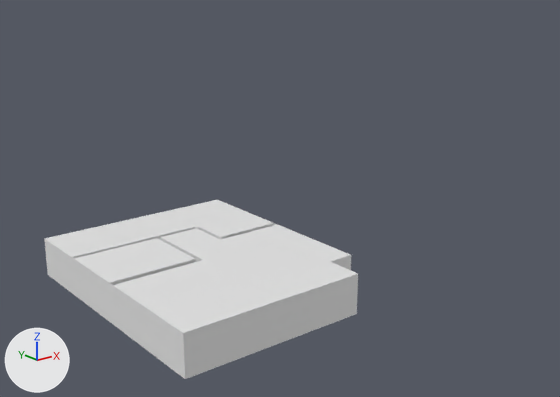
One commit to the Blender file models/steve_apt.blend: the scene before it, then after it.
Before and after are seen from a 50 mm lens placed at (-28.8, -44.9, 23.4), pointed at (5.1, -2.5, 6.5). The axes (+X, +Y, +Z) are drawn at lower left. The lights are the same throughout.
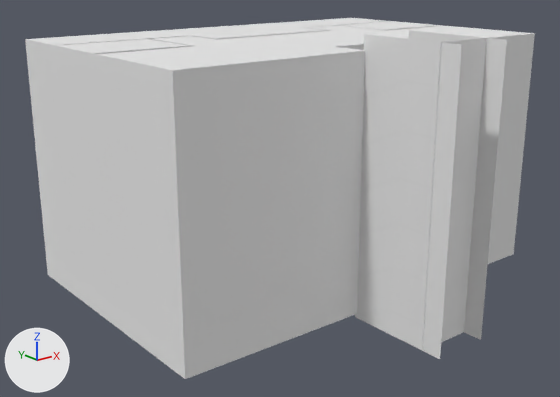
Changed parts and their boxes (x1, y1, x2, y2) in the pictures (560 x 397 px):
'Plane', modifiers changed (62% wider, 101% taller): before (44, 200, 358, 379); after (25, 18, 535, 379)
'Plane.005', added: after (355, 34, 462, 359)
'Plane.003', added: after (422, 37, 493, 351)
'Plane.004', added: after (409, 30, 507, 340)
'Plane.002', added: after (357, 80, 402, 318)
'Plane.001', added: after (355, 79, 438, 327)

Edits to the bpy script that builds the scene:
```text
Add me_plane_001:
    me_plane_001.from_pydata(...)  # 22 vertices, 14 faces, 1 loose edge; spans x 12.91..17.0, y -24.95..-16.13, z -0.18..3.0
    me_plane_001.materials.append(mat_material)  # white #e7e7e7
Add me_plane_002:
    me_plane_002.from_pydata(...)  # a box spanning x -1.02..1.02, y -0.26..0.26, z -0.2..0.2; a box spanning x -1.02..1.02, y 0.27..0.79, z -0.45..-0.05; a box spanning x -1.02..1.02, y 0.8..1.32, z -0.7..-0.3; a box spanning x -1.02..1.02, y 1.33..1.85, z -0.95..-0.55; a box spanning x -1.02..1.02, y 1.86..2.38, z -1.2..-0.8; a box spanning x -1.02..1.02, y 2.39..2.91, z -1.45..-1.05
    me_plane_002.materials.append(mat_material)  # white #e7e7e7
Add me_plane_003:
    me_plane_003.from_pydata([(-1.0, -1.0, 0.0), (1.0, -1.0, 0.0), (-1.0, 1.0, 0.0), (1.0, 1.0, 0.0)], [], [(0, 2, 3, 1)])
Add me_plane_005:
    me_plane_005.from_pydata([(-1.0, -1.0, 0.0), (1.0, -1.0, 0.0), (-1.0, 1.0, 0.0), (1.0, 1.0, 0.0)], [], [(0, 1, 3, 2)])
Change ob_plane:
    add _m = ob_plane.modifiers.new('Mirror', 'MIRROR')
    add _m.mirror_object = ob_mirror_axis
    add _m = ob_plane.modifiers.new('Array', 'ARRAY')
    add _m.count = 6
    add _m.constant_offset_displace = (0.0, 0.0, 0.0)
    add _m.relative_offset_displace = (0.0, 0.0, 1.0)
    add _m.merge_threshold = 0.1
Add ob_mirror_axis:
    ob_mirror_axis = bpy.data.objects.new('Mirror axis', None)
    ob_mirror_axis.location = (7.985, -7.498, -0.186)
Add ob_plane_001:
    ob_plane_001 = bpy.data.objects.new('Plane.001', me_plane_001)
    ob_plane_001.location = (-6.97, 8.97, -0.2)
    _m = ob_plane_001.modifiers.new('Array.001', 'ARRAY')
    _m.count = 6
    _m.constant_offset_displace = (0.0, 0.0, 0.0)
    _m.relative_offset_displace = (0.0, 0.0, 0.95)
Add ob_plane_002:
    ob_plane_002 = bpy.data.objects.new('Plane.002', me_plane_002)
    ob_plane_002.location = (6.97, -12.89, 1.08)
    _m = ob_plane_002.modifiers.new('Array', 'ARRAY')
    _m.count = 11
    _m.constant_offset_displace = (0.0, 0.0, 0.0)
    _m.use_relative_offset = False
    _m.use_object_offset = True
    _m.offset_object = ob_stairs_flipper
Add ob_stairs_flipper:
    ob_stairs_flipper = bpy.data.objects.new('Stairs Flipper', None)
    ob_stairs_flipper.location = (9.011, -10.24, 2.584)
    ob_stairs_flipper.rotation_euler = (0.0, 0.0, 3.142)  # degrees (0, 0, 180)
Add ob_plane_003:
    ob_plane_003 = bpy.data.objects.new('Plane.003', me_plane_003)
    ob_plane_003.location = (8.24, -15.98, 9.15)
    ob_plane_003.rotation_euler = (1.571, 0.0, 0.0)  # degrees (90, 0, 0)
    ob_plane_003.scale = (2.36, 9.65, 1.0)
Add ob_plane_004:
    ob_plane_004 = bpy.data.objects.new('Plane.004', me_plane_003.copy())
    ob_plane_004.location = (10.02, -13.6, 9.15)
    ob_plane_004.rotation_euler = (1.571, 0.0, 1.571)  # degrees (90, 0, 90)
    ob_plane_004.scale = (3.79, 9.65, 1.0)
Add ob_plane_005:
    ob_plane_005 = bpy.data.objects.new('Plane.005', me_plane_005)
    ob_plane_005.location = (5.95, -13.6, 9.15)
    ob_plane_005.rotation_euler = (1.571, 0.0, 1.571)  # degrees (90, 0, 90)
    ob_plane_005.scale = (3.79, 9.65, 1.0)
```
